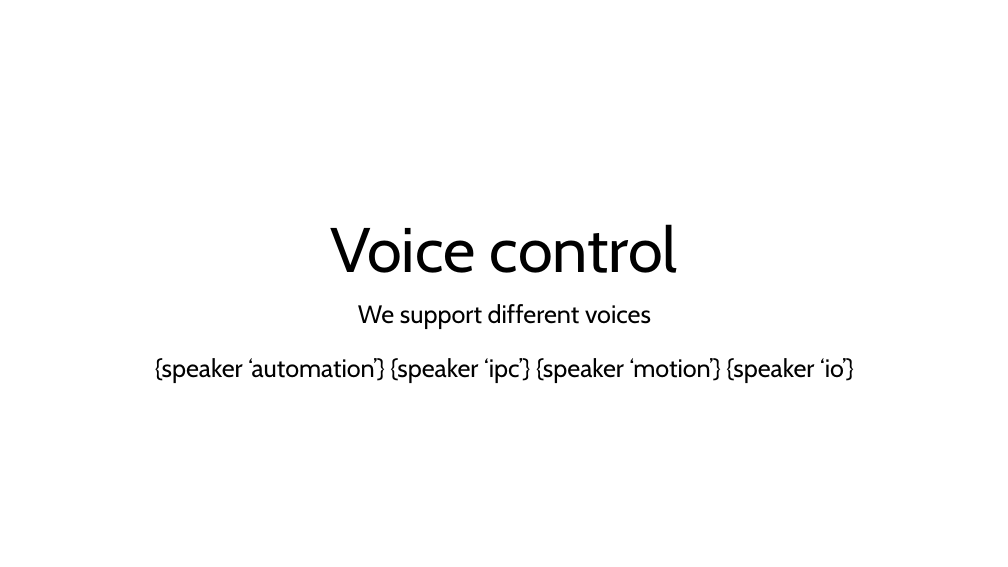
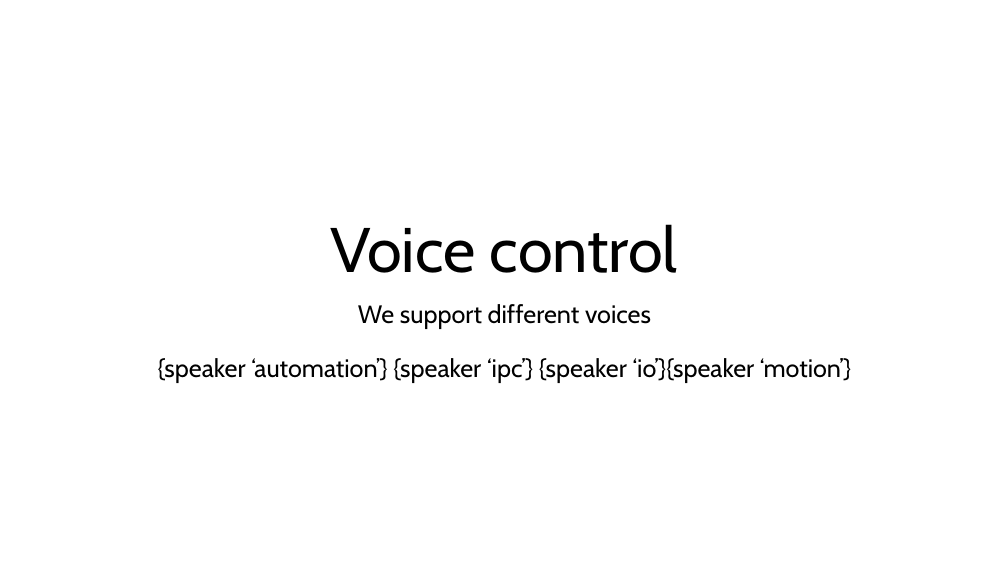
Before and after one commit to benhar-dev/project-pptx2training, a slide deck: slide 6 of PowerPoint2Video Tutorial.pptx. Drawn at 1008x567 pixels with LibreOffice and Linux fonts; fonts in the diff are those of the drawing. Boxes give left, top, right and bottom in pixels: in the first picture for what was removed or moved away, otherwise in the second. Text is boxed around its words. In the diff, an @@ line names an element or a change of style, - is before the commit and + after.

```diff
--- a/PowerPoint2Video Tutorial.pptx
+++ b/PowerPoint2Video Tutorial.pptx
@@ subtitle at (x1=158, y1=304, x2=851, y2=383): text changed @@
-We support different voices
-{speaker ‘automation’} {speaker ‘ipc’} {speaker ‘motion’} {speaker ‘io’}
+We support different voices
+{speaker ‘automation’} {speaker ‘ipc’} {speaker ‘io’}{speaker ‘motion’}
```
Also in this commit, not shown: 1 other slide changed, 10 other files.
